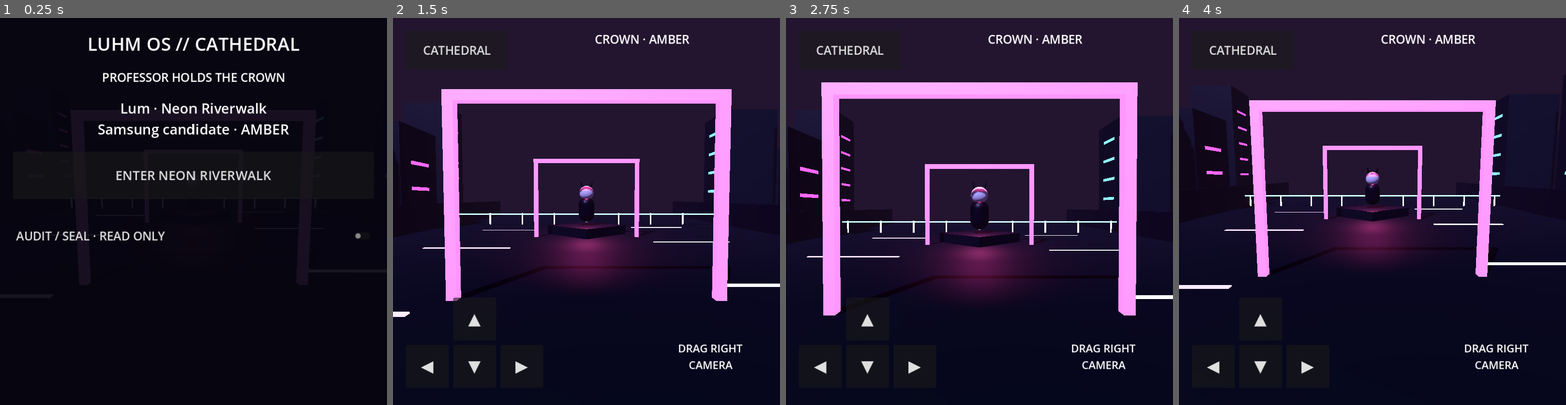
Above: before the commit, frames 1-4 (left to right).
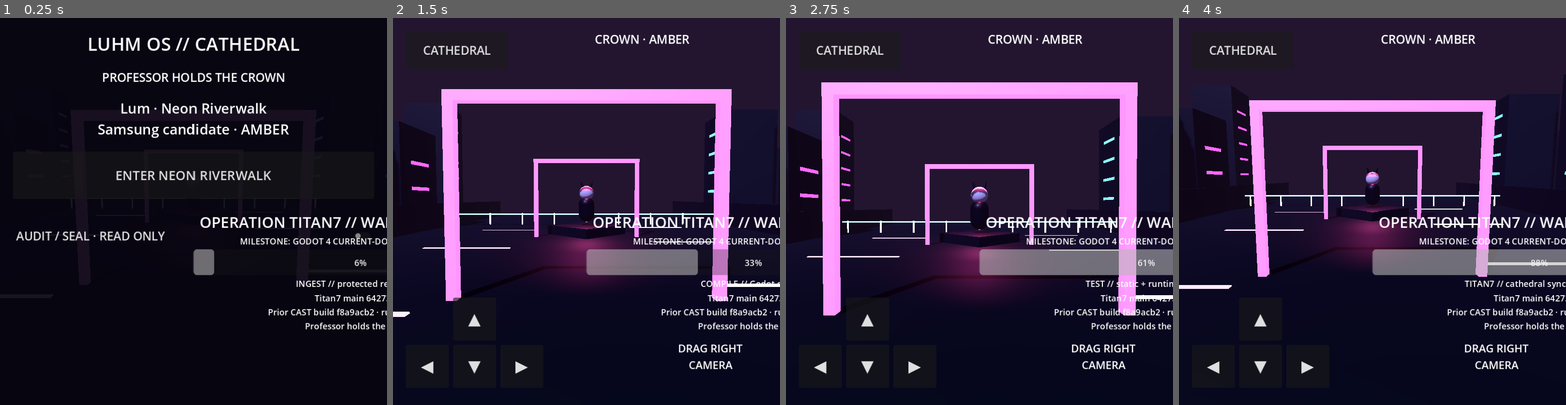
Above: after the commit, the same moments.

Repository: eggie-admin/LuHm-OS
Game: Godot game, scene res://scenes/Main.tscn
Two runs of this game, one before a commit and one after it. Both use one fixed random seed, a clock stepped at 60 frames per second and the inputs below.
Inputs (mouse positions are in pixels of both pictures, inside the frame that each line leads up to):
- Up to frame 1 (0.25 s): no input
- Up to frame 2 (1.5 s): click "ENTER NEON RIVERWALK" at 0.5 s; move the mouse to (671, 192) at 1.27 s; hold Right (ui_right) from 1.28 s (still down); click (671, 192) at 1.42 s
- Up to frame 3 (2.75 s): release Right (ui_right) at 2 s; drag from (902, 230) to (960, 288) at 2.02 s
- Up to frame 4 (4 s): click "CATHEDRAL" at 2.75 s; click "ENTER NEON RIVERWALK" at 3.5 s

The runs differ from the first frame. In frame 1, 2.2% of the frame differs, in the area x 49-100%, y 51-81%; in frame 2, 3.9%; in frame 3, 5.0%; in frame 4, 5.1%.

Commit message:
Godot4 current doctrine: wire character roster and Titan7 milestone

Diff:
--- a/scripts/main.gd
+++ b/scripts/main.gd
@@ -5,6 +5,8 @@
 const GameHudScript := preload("res://scripts/game/gameHud.gd")
 const CutsceneDirectorScript := preload("res://scripts/cutsceneDirector.gd")
 const CutsceneBridgeScript := preload("res://scripts/game/cutsceneBridge.gd")
+const CharacterRosterScript := preload("res://scripts/game/characterRoster.gd")
+const Titan7MilestoneScript := preload("res://scripts/game/titan7Milestone.gd")
 const INTRO_CUTSCENE_PATH := "res://cutscenes/lumBeaconIntro.json"
 
 var neon_world: Node3D
@@ -12,6 +14,8 @@
 var game_hud: CanvasLayer
 var cutscene_director: Node
 var cutscene_bridge: Node
+var character_roster: Node
+var titan7_milestone: CanvasLayer
 var intro_played := false
 var android_web3_plugin = null
 var android_web3_version := "unavailable"
@@ -44,6 +48,14 @@
     cutscene_bridge.name = "CutsceneBridge"
     add_child(cutscene_bridge)
     cutscene_bridge.configure(cutscene_director, player_controller, neon_world, game_hud)
+
+    character_roster = CharacterRosterScript.new()
+    character_roster.name = "CharacterRoster"
+    add_child(character_roster)
+
+    titan7_milestone = Titan7MilestoneScript.new()
+    titan7_milestone.name = "Titan7Milestone"
+    add_child(titan7_milestone)
 
 func _wire_runtime() -> void:
     game_hud.world_requested.connect(enterWorldMode)
